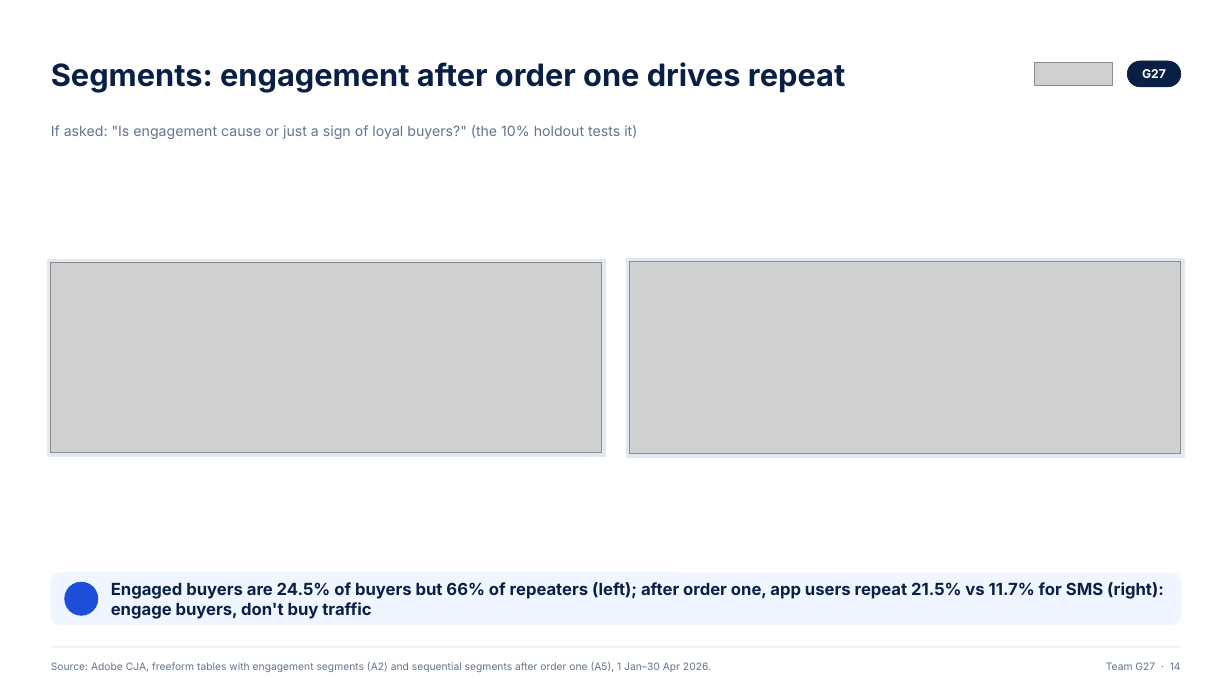
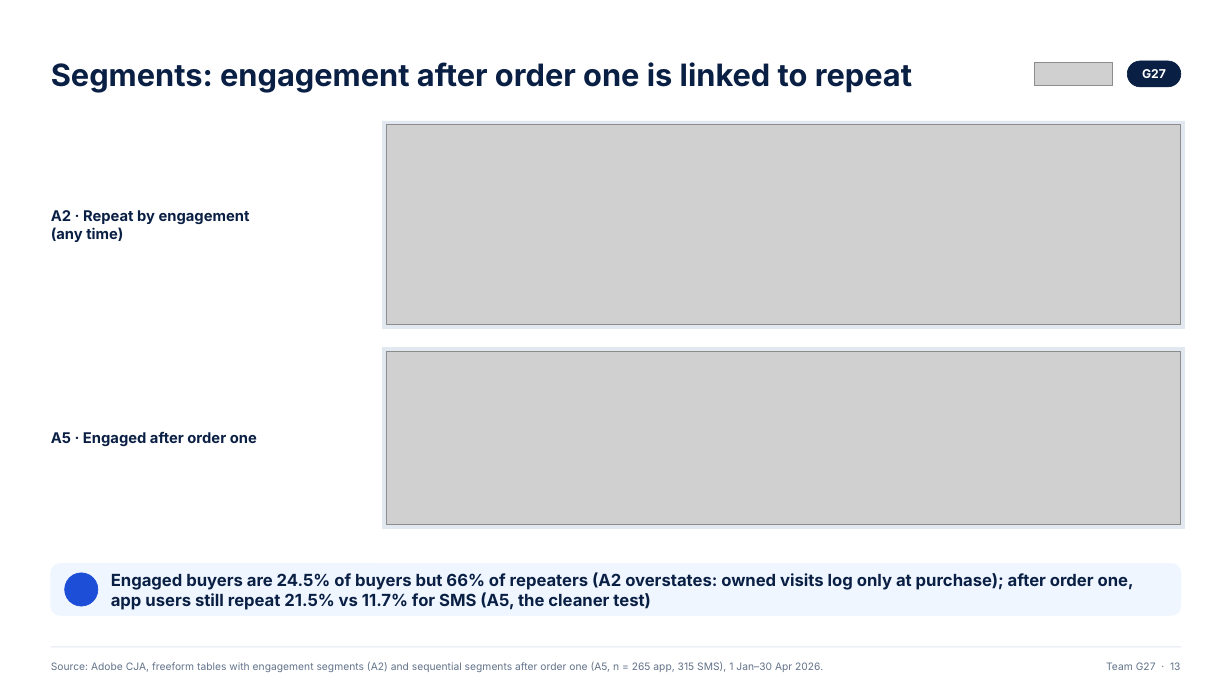
Before and after one commit to ANNYM25/Quince, a slide deck: slide 13 of deck/Team G27.pptx (slide 14 before the commit). Drawn at 1232x693 pixels with LibreOffice and Linux fonts; fonts in the diff are those of the drawing; grey boxes stand for pictures; background and template pictures are left out. Boxes give left, top, right and bottom in pixels: in the first picture for what was removed or moved away, otherwise in the second. Text is boxed around its words. In the diff, an @@ line names an element or a change of style, - is before the commit and + after.

```diff
--- a/deck/Team G27.pptx
+++ b/deck/Team G27.pptx
@@ text at [51, 62, 912, 92]: text changed @@
-Segments: engagement after order one drives repeat
+Segments: engagement after order one is linked to repeat
@@ rectangle: place and size @@
-rectangle at [47, 259, 605, 456]
+rectangle at [383, 121, 1185, 328]
@@ picture added at [386, 125, 1181, 324] @@
@@ text "A2 · Repeat by engagement ..." at [51, 210, 250, 242]: vertical alignment top to middle @@
@@ text at [51, 210, 250, 242]: text changed; size 11 to 11.5 pt; text colour #64748B to #0A1F44; bold on @@
-If asked: "Is engagement cause or just a sign of loyal buyers?" (the 10% holdout tests it)
+A2 · Repeat by engagement (any time)
@@ picture removed at [51, 262, 602, 452] @@
@@ picture removed at [630, 262, 1181, 454] @@
@@ rectangle: place and size @@
-rectangle at [627, 259, 1185, 457]
+rectangle at [383, 348, 1185, 529]
@@ picture added at [386, 351, 1181, 525] @@
@@ text added at [51, 431, 257, 446], 11.5 pt, text #0A1F44, bold @@
+A5 · Engaged after order one
@@ rounded rectangle: place and size @@
-rounded rectangle at [51, 573, 1181, 625]
+rounded rectangle at [51, 564, 1181, 616]
@@ ellipse: place and size @@
-ellipse at [65, 582, 98, 616]
+ellipse at [65, 573, 98, 606]
@@ text at [111, 572, 1134, 610]: text changed @@
-Engaged buyers are 24.5% of buyers but 66% of repeaters (left); after order one, app users repeat 21.5% vs 11.7% for SMS (right): engage buyers, don't buy traffic
+Engaged buyers are 24.5% of buyers but 66% of repeaters (A2 overstates: owned visits log only at purchase); after order one, app users still repeat 21.5% vs 11.7% for SMS (A5, the cleaner test)
@@ text at [51, 661, 823, 672]: text changed @@
-Source: Adobe CJA, freeform tables with engagement segments (A2) and sequential segments after order one (A5), 1 Jan–30 Apr 2026.
+Source: Adobe CJA, freeform tables with engagement segments (A2) and sequential segments after order one (A5, n = 265 app, 315 SMS), 1 Jan–30 Apr 2026.
@@ text at [1106, 662, 1180, 670]: text changed @@
-Team G27 · 14
+Team G27 · 13
```
Also in this commit, not shown: 13 other slides changed, 13 slides added, 12 slides removed, 3 other files.
